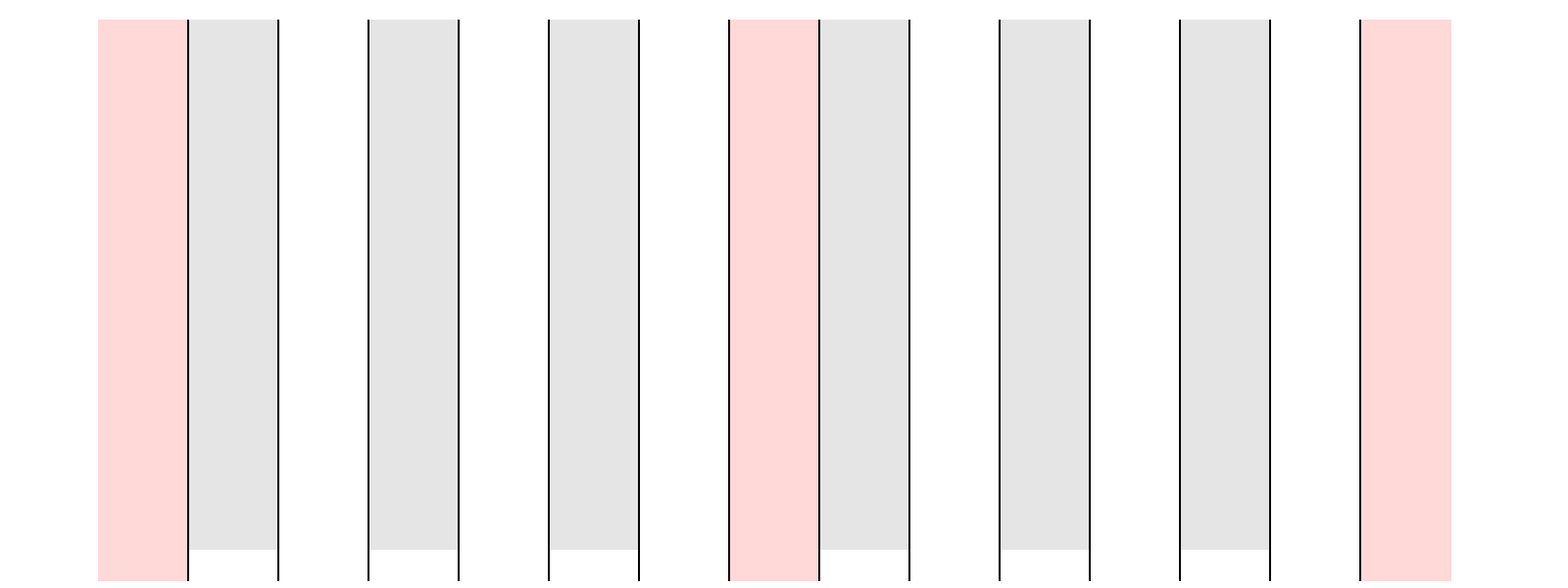
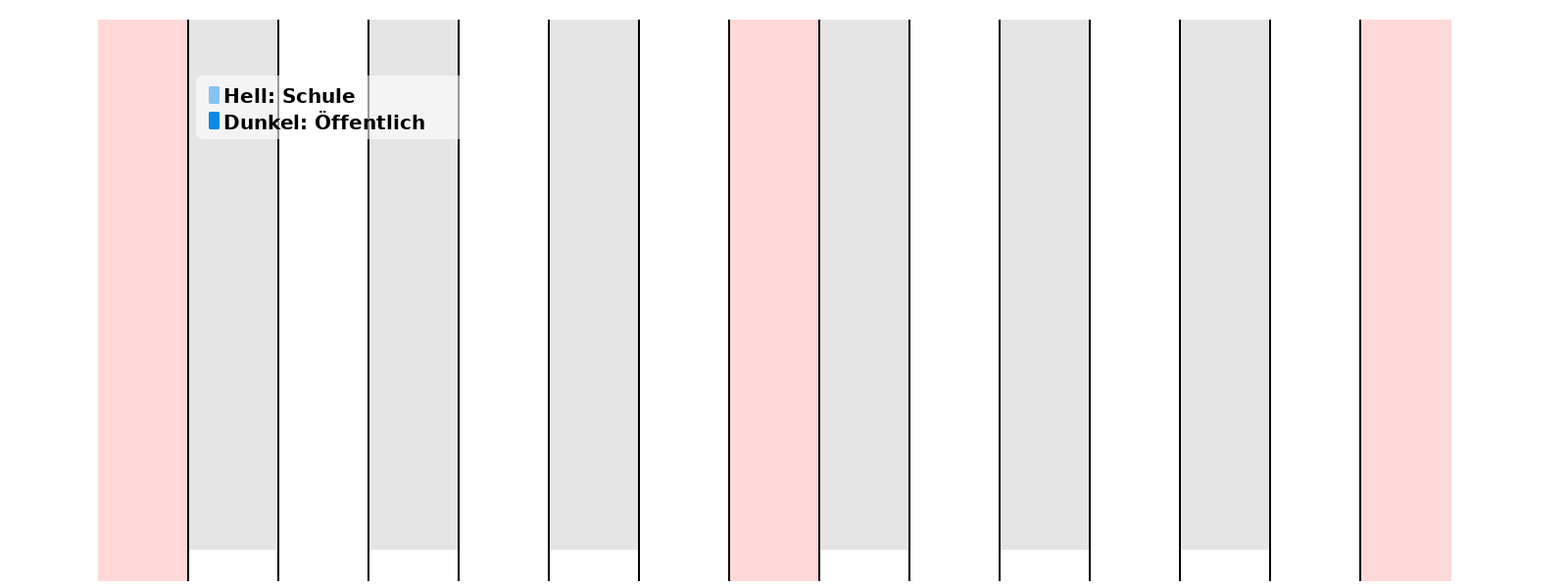
Layered file, before and after one edit (1568×588). Changes by layer:
added layer "Pasted Layer #1" above "Pasted Layer" over left=208, top=111, right=220, bottom=130
added layer "Pasted Layer" above "Layer #1" over left=208, top=86, right=220, bottom=104
added layer "Hell" above "Bienenwachs" over left=224, top=87, right=355, bottom=104
added layer "Dunkel" above "Legend BG" over left=224, top=110, right=425, bottom=130
added layer "Legend BG" (60%) above "chart" over left=196, top=75, right=460, bottom=140
